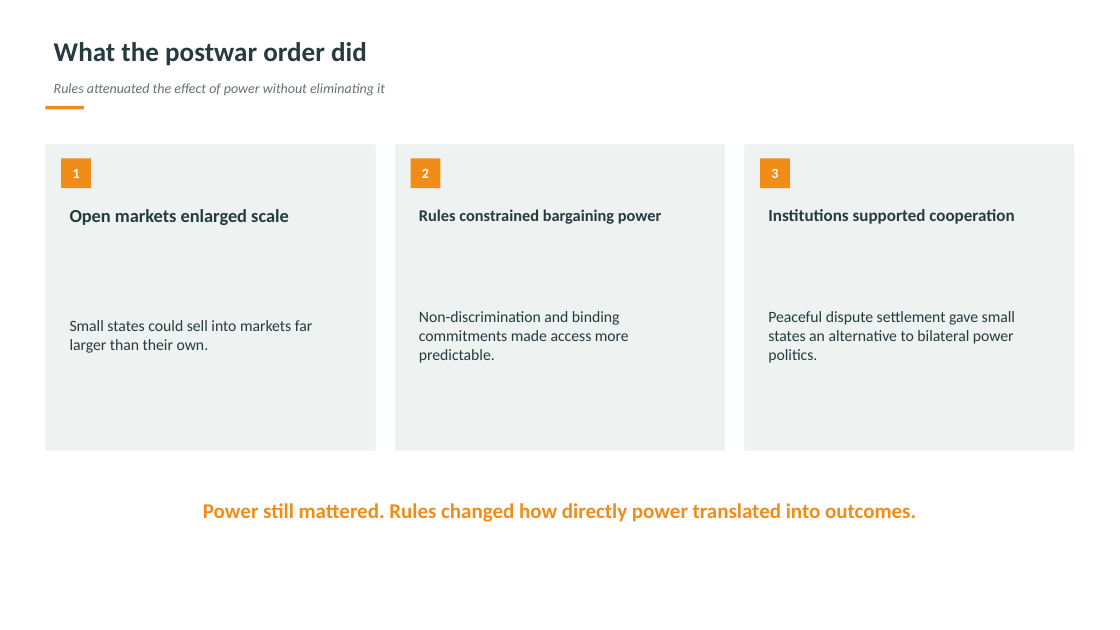
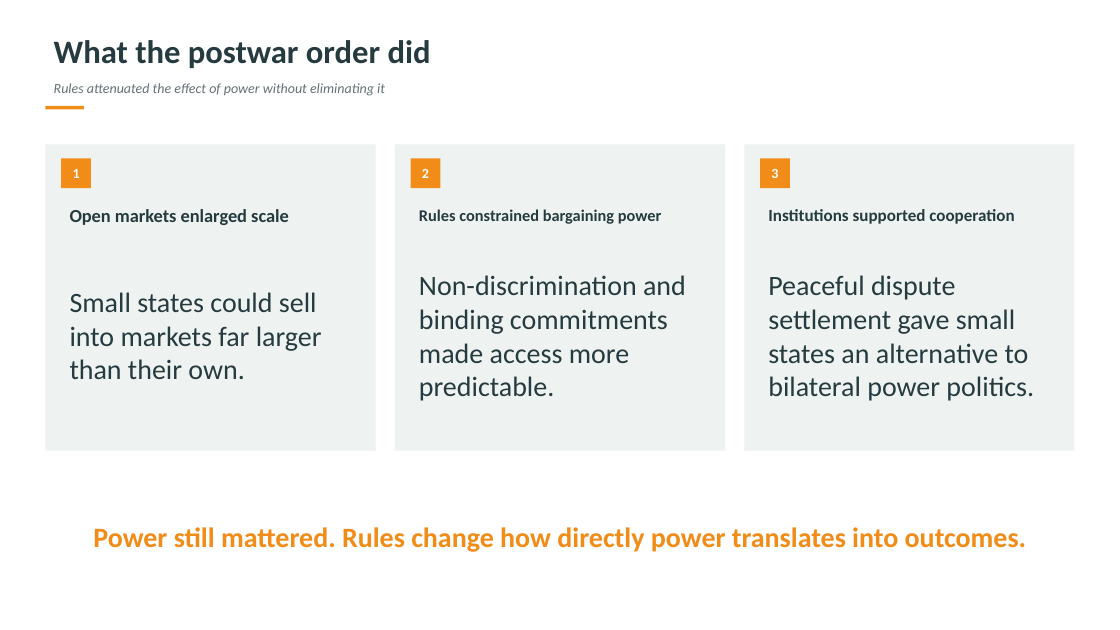
Before and after one commit to DannyQuah/DannyQuah.github.io, a slide deck: slide 9 of Storage/2026.09-Asia-in-a-Disrupted-World-Order-Danny.Quah-crafted-CP.pptx. Drawn at 1120x630 pixels with LibreOffice and Linux fonts; fonts in the diff are those of the drawing. Boxes give left, top, right and bottom in pixels: in the first picture for what was removed or moved away, otherwise in the second. Text is boxed around its words. In the diff, an @@ line names an element or a change of style, - is before the commit and + after.

```diff
--- a/Storage/2026.09-Asia-in-a-Disrupted-World-Order-Danny.Quah-crafted-CP.pptx
+++ b/Storage/2026.09-Asia-in-a-Disrupted-World-Order-Danny.Quah-crafted-CP.pptx
@@ text "What the postwar order did" at (54,40,431,68): size 23.2 to 28 pt @@
@@ size 13.5 to 24 pt in 3 elements at (70,292,322,379), (419,275,686,401), (768,275,1034,401) @@
@@ text at (93,527,1026,552): text changed; size 18 to 24 pt @@
-Power still mattered. Rules changed how directly power translated into outcomes.
+Power still mattered. Rules change how directly power translates into outcomes.
```
Also in this commit, not shown: 20 other slides changed.
